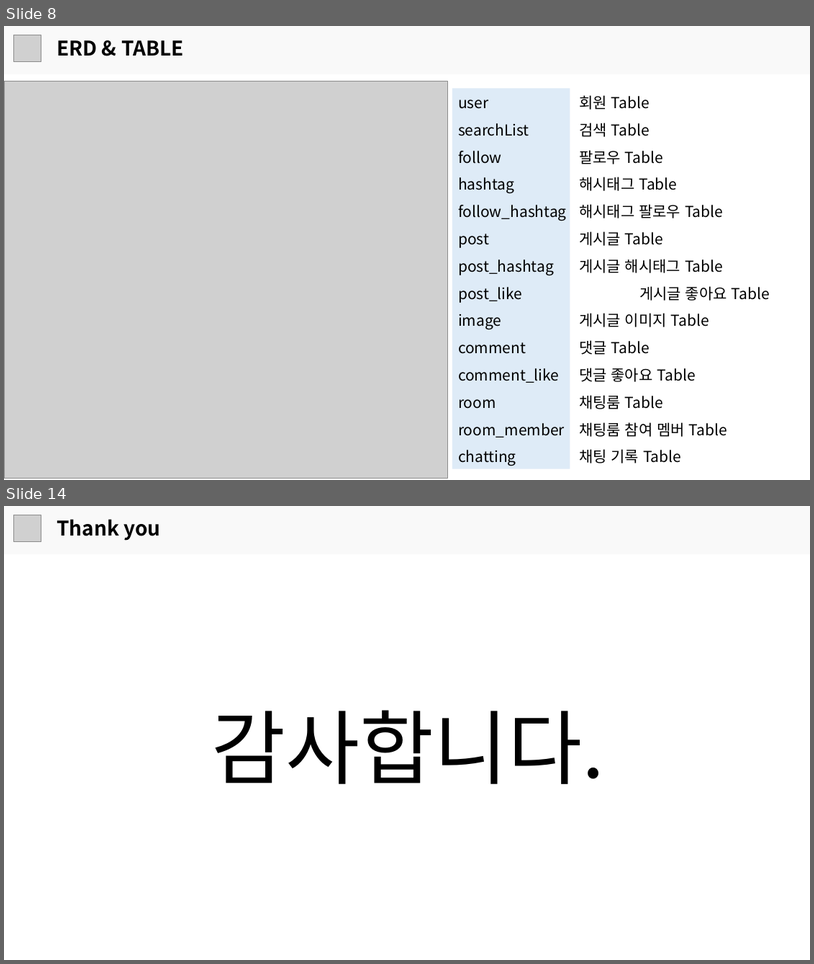
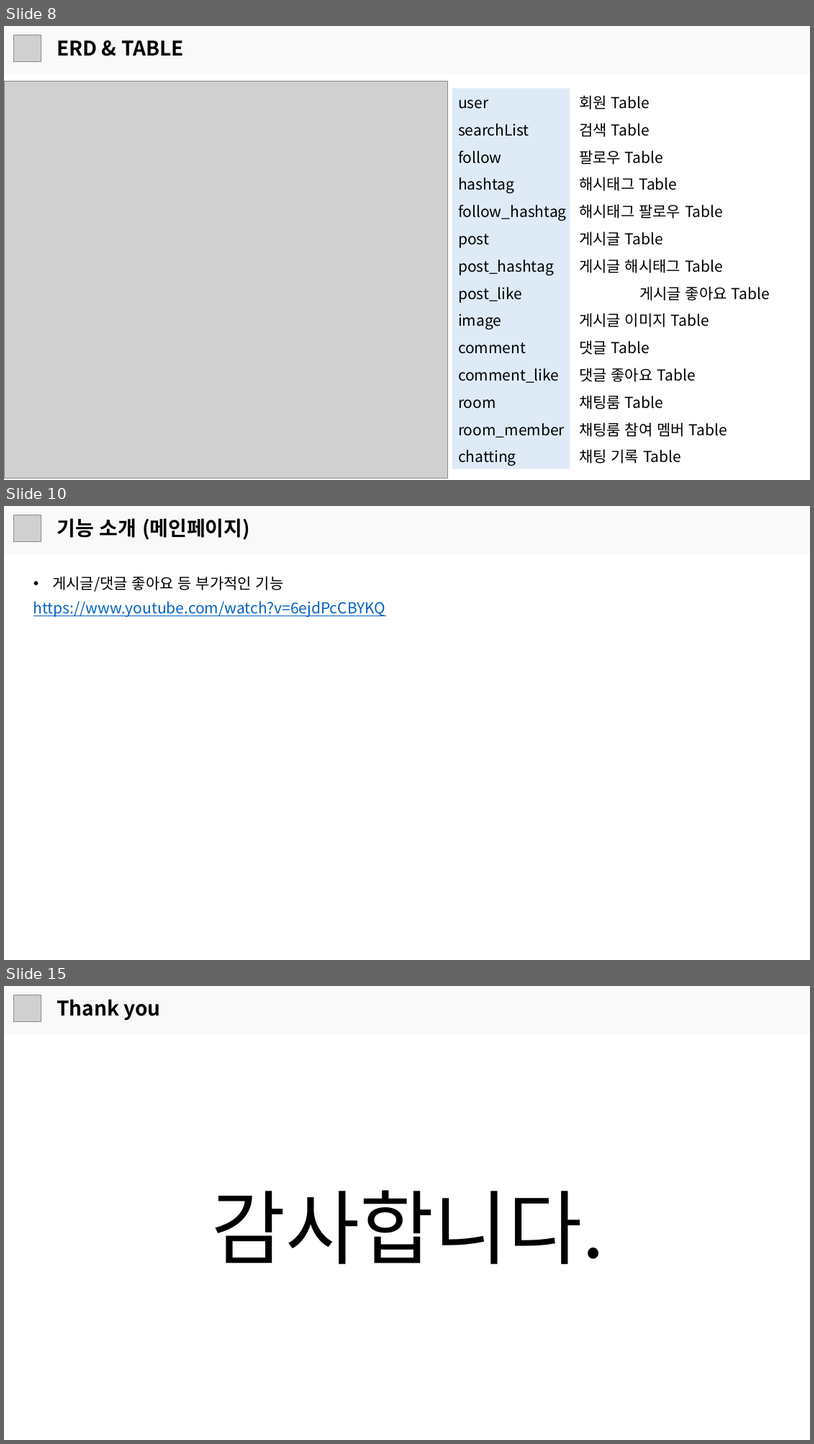
Before and after one commit to JGwanghou/Photostagram_, a slide deck: 프로젝트 발표 보고서.pptx. Shown one above the other, each under a label of ours: slides 8 and 14 before the commit, slides 8, 10 and 15 after it; the slides between them are not shown. The pictures are 814x964 and 814x1444 pixels, drawn with LibreOffice and Linux fonts; fonts in the diff are those of the drawing; grey boxes stand for pictures. Boxes give left, top, right and bottom in pixels: in the first picture for what was removed or moved away, otherwise in the second. Text is boxed around its words. In the diff, an @@ line names an element or a change of style, - is before the commit and + after.

```diff
--- a/프로젝트 발표 보고서.pptx
+++ b/프로젝트 발표 보고서.pptx
@@ slide 10 added at box(4, 506, 810, 960), background #FFFFFF @@
@@ rectangle added at box(4, 506, 810, 554), fill #F9F9F9 @@
@@ picture added at box(13, 515, 41, 542) @@
@@ text added at box(57, 518, 250, 540), 24 pt, text #000000, bold @@
+기능 소개 (메인페이지)
@@ text added at box(52, 576, 284, 592), 18 pt, text #000000 @@
+• 게시글/댓글 좋아요 등 부가적인 기능
@@ text added at box(34, 601, 386, 617), 18 pt, text #0563C1, underline @@
+https://www.youtube.com/watch?v=6ejdPcCBYKQ
@@ what was slide 14 is now slide 15 @@
```
Also in this commit, not shown: 6 slides changed, 3 other slides added, 3 slides removed, 8 other files.
